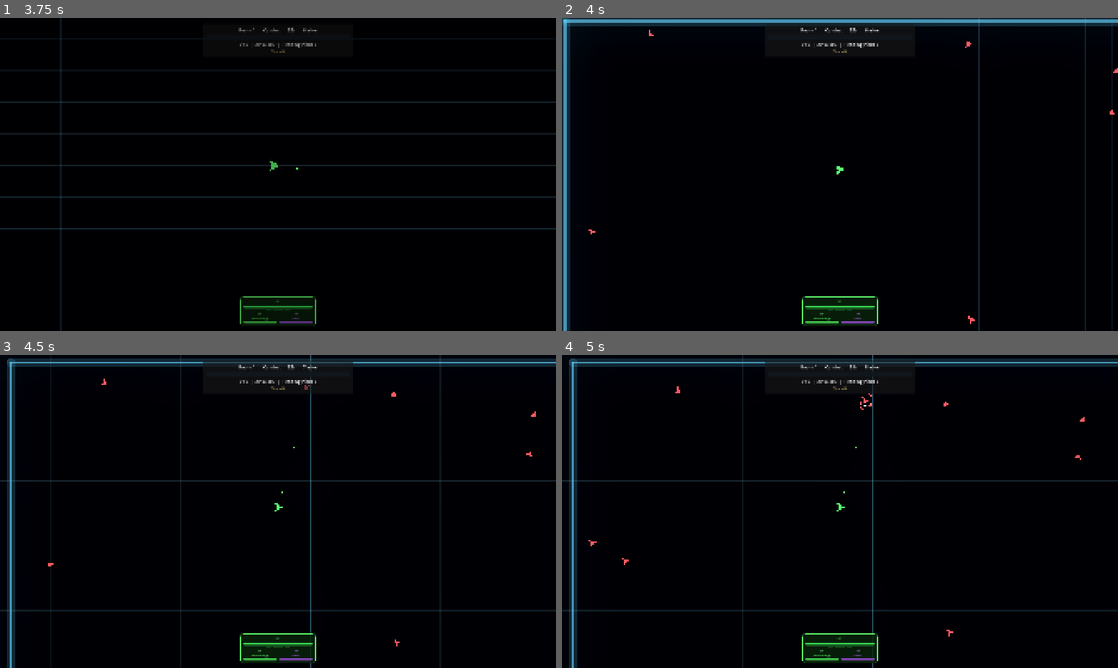
Above: before the commit, frames 1-4 (two rows, left to right).
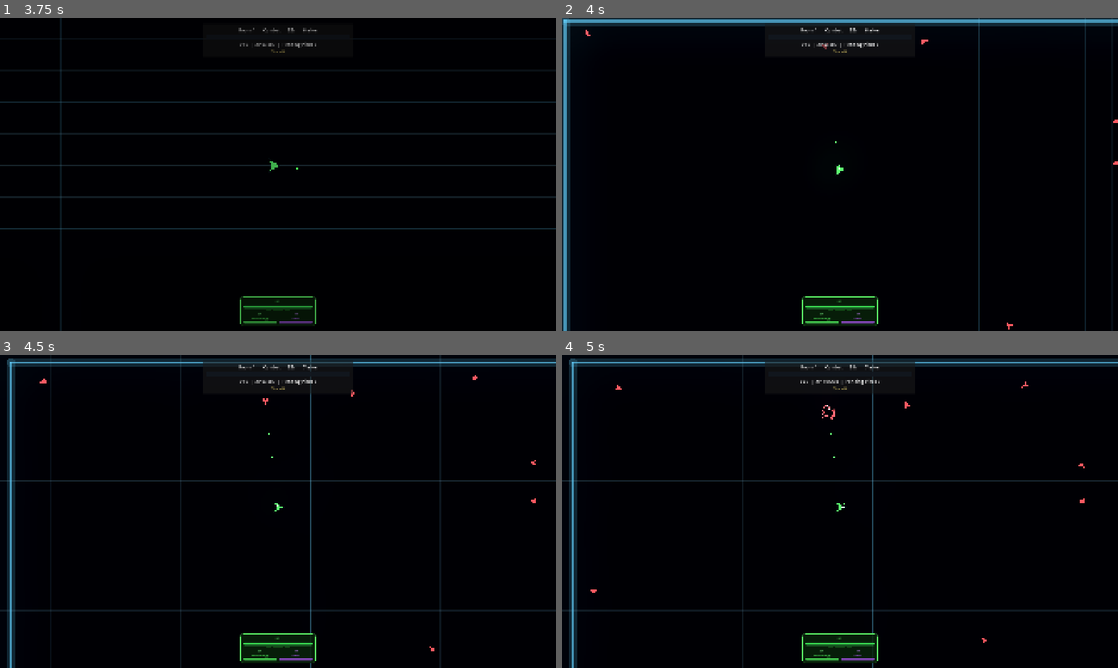
Above: after the commit, the same moments.

Repository: snaxico/project-twin-stick
Game: Godot game, scene res://scenes/ui/Bootstrap.tscn
Same seed, same stepped clock (60 frames per second), same inputs: the game is played once before the commit and once after it.
Inputs (mouse positions are in pixels of both pictures, inside the frame that each line leads up to):
- Up to frame 1 (3.75 s): click "Play" at 0.5 s; click "1 Player" at 1.25 s; click "1 Player" at 2 s; click "Start Run" at 2.75 s; click (200, 165) at 3.52 s
- Up to frame 2 (4 s): no input
- Up to frame 3 (4.5 s): tap Enter (ui_accept) at 4.25 s; move the mouse to (400, 495) at 4.27 s; click (400, 495) at 4.42 s
- Up to frame 4 (5 s): tap Enter (ui_accept) at 4.52 s

Frame 1 is identical in both runs. In frame 2, 0.1% of the frame differs, in the area x 4-100%, y 3-100%; in frame 3, 0.1%; in frame 4, 0.4%, in the area x 4-94%, y 3-92%.

Commit message:
refactor: extract arena geometry helpers

Diff:
--- /dev/null
+++ b/scripts/game/ArenaGeometry.gd
@@ -0,0 +1,56 @@
+extends RefCounted
+
+static func distance_to_segment(point: Vector2, start: Vector2, end: Vector2) -> float:
+	var segment := end - start
+	var length_sq := segment.length_squared()
+	if length_sq <= 0.001:
+		return point.distance_to(start)
+	var t := clampf((point - start).dot(segment) / length_sq, 0.0, 1.0)
+	return point.distance_to(start + segment * t)
+
+
+static func default_player_spawn_position(index: int, arena_center: Vector2) -> Vector2:
+	return arena_center + Vector2((index % 2) * 160.0 - 80.0, floor(index / 2.0) * 120.0 - 60.0)
+
+
+static func boss_room_player_spawn_position(index: int, player_count: int, arena_center: Vector2, arena_rect: Rect2, boss_player_spawn_distance: float) -> Vector2:
+	var horizontal_spacing := 180.0
+	var center_offset := (float(index) - (float(maxi(player_count, 1)) - 1.0) * 0.5) * horizontal_spacing
+	return Vector2(
+		clampf(arena_center.x + center_offset, arena_rect.position.x + 220.0, arena_rect.end.x - 220.0),
+		clampf(arena_center.y + boss_player_spawn_distance, arena_rect.position.y + 220.0, arena_rect.end.y - 220.0)
+	)
+
+
+static func enemy_spawn_position_for_index(spawn_index: int, start_edge: int, inner_margin: float, arena_size: Vector2) -> Vector2:
+	var edge := (start_edge + spawn_index) % 4
+	return enemy_spawn_position_for_edge(edge, inner_margin, arena_size)
+
+
+static func enemy_spawn_position_for_edge(edge: int, inner_margin: float, arena_size: Vector2) -> Vector2:
+	match edge:
+		0:
+			return Vector2(randf_range(inner_margin, arena_size.x - inner_margin), inner_margin + randf_range(0.0, 60.0))
+		1:
+			return Vector2(randf_range(inner_margin, arena_size.x - inner_margin), arena_size.y - inner_margin - randf_range(0.0, 60.0))
+		2:
+			return Vector2(inner_margin + randf_range(0.0, 60.0), randf_range(inner_margin, arena_size.y - inner_margin))
+		_:
+			return Vector2(arena_size.x - inner_margin - randf_range(0.0, 60.0), randf_range(inner_margin, arena_size.y - inner_margin))
+
+
+static func champion_spawn_position(arena_center: Vector2) -> Vector2:
+	return arena_center + Vector2(randf_range(-180.0, 180.0), randf_range(-120.0, 120.0))
+
+
+static func build_spread_directions(base_direction: Vector2, projectile_count: int, spread_step: float) -> Array:
+	var normalized := base_direction.normalized() if base_direction.length() > 0.0 else Vector2.RIGHT
+	if projectile_count <= 1 or spread_step <= 0.0:
+		return [normalized]
+	var directions: Array = [normalized]
+	var extras := projectile_count - 1
+	for index in range(1, extras + 1):
+		var side := 1 if index % 2 == 1 else -1
+		var rank := int(ceil(float(index) / 2.0))
+		directions.append(normalized.rotated(spread_step * float(rank) * float(side)))
+	return directions
--- a/scripts/game/CoopManager.gd
+++ b/scripts/game/CoopManager.gd
@@ -10,6 +10,7 @@
 const HudPaletteData = preload("res://scripts/game/HudPalette.gd")
 const CoopFormat = preload("res://scripts/game/CoopFormat.gd")
 const EnemyTypes = preload("res://scripts/game/EnemyTypes.gd")
+const ArenaGeometry = preload("res://scripts/game/ArenaGeometry.gd")
 const MutationPickUIScene = preload("res://scenes/ui/MutationPickUI.tscn")
 const TempBuffSystemData = preload("res://scripts/buffs/TempBuffSystem.gd")
 const HoldZoneObjectiveData = preload("res://scripts/objectives/HoldZoneObjective.gd")
@@ -1239,17 +1240,9 @@
 			continue
 		if player.has_method("is_alive") and not player.is_alive():
 			continue
-		var distance := _distance_to_segment((player as Node2D).global_position, start, end)
+		var distance := ArenaGeometry.distance_to_segment((player as Node2D).global_position, start, end)
 		best = maxf(best, 1.0 - clampf(distance / FLOOR_GRID_PLAYER_HIGHLIGHT_RADIUS, 0.0, 1.0))
 	return best * best
-
-func _distance_to_segment(point: Vector2, start: Vector2, end: Vector2) -> float:
-	var segment := end - start
-	var length_sq := segment.length_squared()
-	if length_sq <= 0.001:
-		return point.distance_to(start)
-	var t := clampf((point - start).dot(segment) / length_sq, 0.0, 1.0)
-	return point.distance_to(start + segment * t)
 
 func _physics_process(delta: float) -> void:
 	_update_grid_pulse(delta)
@@ -1458,7 +1451,7 @@
 	return maxi(1, int(round(base + continuation_bonus)))
 
 func _get_champion_spawn_position() -> Vector2:
-	return ARENA_CENTER + Vector2(randf_range(-180.0, 180.0), randf_range(-120.0, 120.0))
+	return ArenaGeometry.champion_spawn_position(ARENA_CENTER)
 
 func _handle_room_clear() -> void:
 	if _room_clear_started:
@@ -1615,7 +1608,7 @@
 	var split_extra_count := int(projectile_config.get("split_extra_count", 0))
 	var spread_step := deg_to_rad(float(projectile_config.get("split_spread_degrees", 15.0)))
 	var projectile_count: int = (1 + split_extra_count) * maxi(1, int(projectile_config.get("projectile_multiplier", 1)))
-	var directions := _build_spread_directions(direction, projectile_count, spread_step)
+	var directions := ArenaGeometry.build_spread_directions(direction, projectile_count, spread_step)
 	for projectile_direction in directions:
 		if _active_projectiles.size() >= MAX_ACTIVE_PROJECTILES:
 			return
@@ -2945,21 +2938,16 @@
 func _get_player_spawn_position(index: int) -> Vector2:
 	if _room_type == "boss":
 		return _get_boss_room_player_spawn_position(index)
-	return ARENA_CENTER + Vector2((index % 2) * 160.0 - 80.0, floor(index / 2.0) * 120.0 - 60.0)
+	return ArenaGeometry.default_player_spawn_position(index, ARENA_CENTER)
 
 func _get_boss_room_player_spawn_position(index: int) -> Vector2:
 	var player_count := maxi(_player_nodes.size(), _player_configs.size())
-	var horizontal_spacing := 180.0
-	var center_offset := (float(index) - (float(maxi(player_count, 1)) - 1.0) * 0.5) * horizontal_spacing
-	return Vector2(
-		clampf(ARENA_CENTER.x + center_offset, ARENA_RECT.position.x + 220.0, ARENA_RECT.end.x - 220.0),
-		clampf(ARENA_CENTER.y + BOSS_PLAYER_SPAWN_DISTANCE, ARENA_RECT.position.y + 220.0, ARENA_RECT.end.y - 220.0)
-	)
+	return ArenaGeometry.boss_room_player_spawn_position(index, player_count, ARENA_CENTER, ARENA_RECT, BOSS_PLAYER_SPAWN_DISTANCE)
 
 func _get_enemy_spawn_position() -> Vector2:
 	var inner_margin := ARENA_MARGIN + 48.0
 	var edge := randi() % 4
-	return _get_enemy_spawn_position_for_edge(edge, inner_margin)
+	return ArenaGeometry.enemy_spawn_position_for_edge(edge, inner_margin, ARENA_SIZE)
 
 func _get_elite_spawn_position() -> Vector2:
 	var best_position := _get_enemy_spawn_position()
@@ -2968,7 +2956,7 @@
 		var candidate := _get_enemy_spawn_position_for_index(attempt, randi() % 4)
 		var min_distance_sq := INF
 		for player_index in range(maxi(_player_configs.size(), 1)):
-			var spawn_position := ARENA_CENTER + Vector2((player_index % 2) * 160.0 - 80.0, floor(player_index / 2.0) * 120.0 - 60.0)
+			var spawn_position := ArenaGeometry.default_player_spawn_position(player_index, ARENA_CENTER)
 			min_distance_sq = minf(min_distance_sq, candidate.distance_squared_to(spawn_position))
 		if min_distance_sq >= 600.0 * 600.0:
 			return candidate
@@ -2979,31 +2967,7 @@
 
 func _get_enemy_spawn_position_for_index(spawn_index: int, start_edge: int) -> Vector2:
 	var inner_margin := ARENA_MARGIN + 48.0
-	var edge := (start_edge + spawn_index) % 4
-	return _get_enemy_spawn_position_for_edge(edge, inner_margin)
-
-func _get_enemy_spawn_position_for_edge(edge: int, inner_margin: float) -> Vector2:
-	match edge:
-		0:
-			return Vector2(randf_range(inner_margin, ARENA_SIZE.x - inner_margin), inner_margin + randf_range(0.0, 60.0))
-		1:
-			return Vector2(randf_range(inner_margin, ARENA_SIZE.x - inner_margin), ARENA_SIZE.y - inner_margin - randf_range(0.0, 60.0))
-		2:
-			return Vector2(inner_margin + randf_range(0.0, 60.0), randf_range(inner_margin, ARENA_SIZE.y - inner_margin))
-		_:
-			return Vector2(ARENA_SIZE.x - inner_margin - randf_range(0.0, 60.0), randf_range(inner_margin, ARENA_SIZE.y - inner_margin))
-
-func _build_spread_directions(base_direction: Vector2, projectile_count: int, spread_step: float) -> Array:
-	var normalized := base_direction.normalized() if base_direction.length() > 0.0 else Vector2.RIGHT
-	if projectile_count <= 1 or spread_step <= 0.0:
-		return [normalized]
-	var directions: Array = [normalized]
-	var extras := projectile_count - 1
-	for index in range(1, extras + 1):
-		var side := 1 if index % 2 == 1 else -1
-		var rank := int(ceil(float(index) / 2.0))
-		directions.append(normalized.rotated(spread_step * float(rank) * float(side)))
-	return directions
+	return ArenaGeometry.enemy_spawn_position_for_index(spawn_index, start_edge, inner_margin, ARENA_SIZE)
 
 func _lock_player_input(locked: bool) -> void:
 	for player in _player_nodes:
